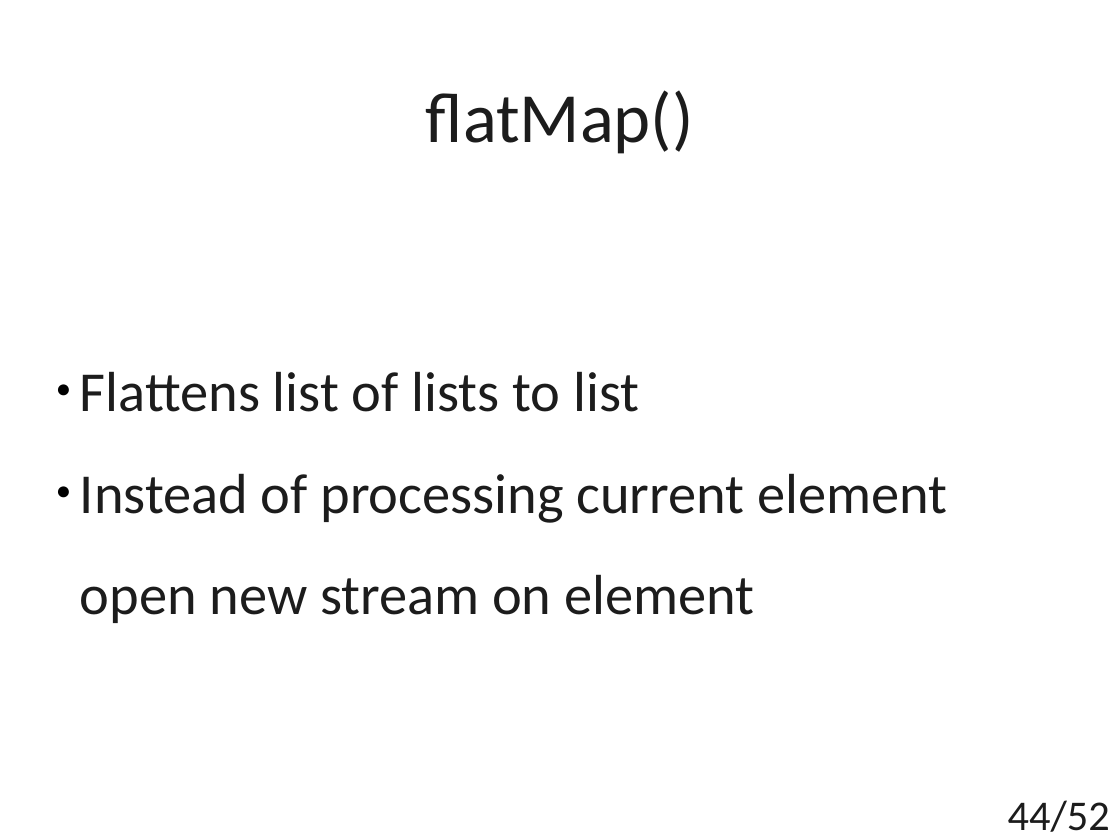
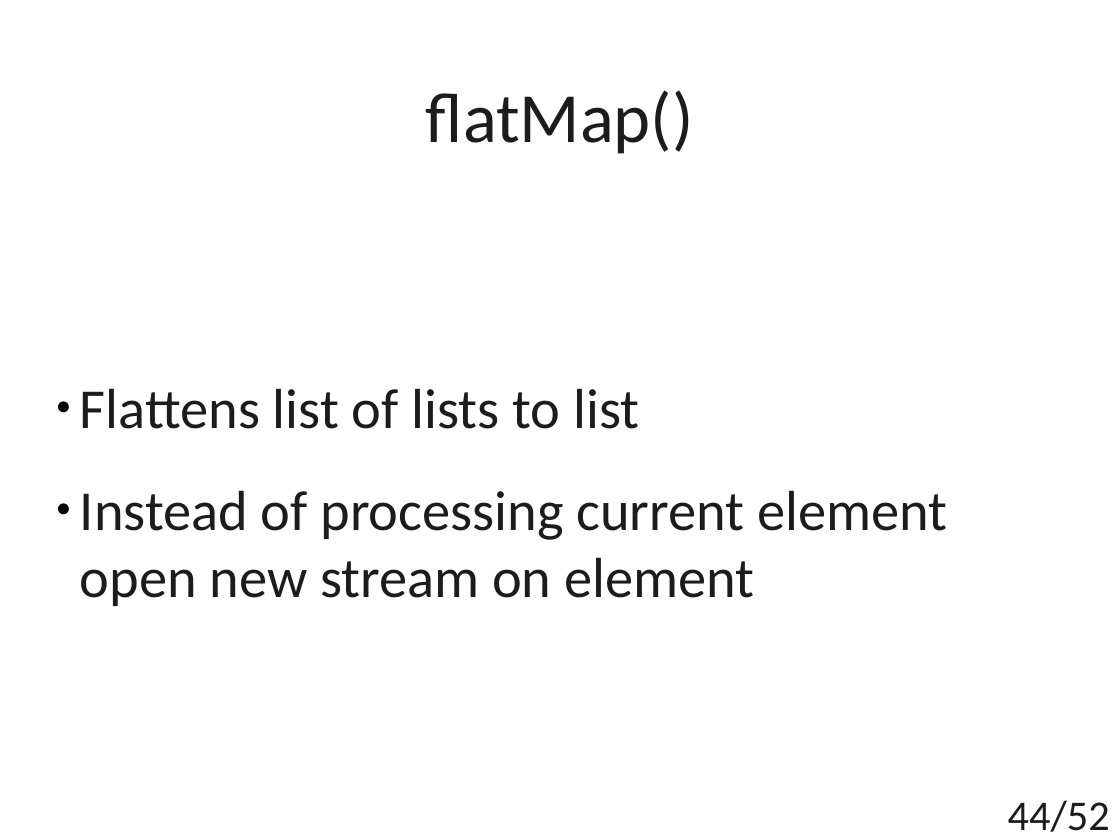
Before and after one commit to t4upl/java-streams-workshop, a slide deck: slide 44 of src/main/resources/editables/presentation.odp. Drawn at 1120x840 pixels with LibreOffice and Linux fonts; fonts in the diff are those of the drawing. Boxes give left, top, right and bottom in pixels: in the first picture for what was removed or moved away, otherwise in the second. Text is boxed around its words. In the diff, an @@ line names an element or a change of style, - is before the commit and + after.

```diff
--- a/src/main/resources/editables/presentation.odp
+++ b/src/main/resources/editables/presentation.odp
@@ subtitle at bbox=[80, 490, 947, 606]: text changed @@
-● Instead of processing current element open new stream on element
+● Instead of processing current element
+open new stream on element
```
Also in this commit, not shown: 7 other slides changed, 3 other files.
